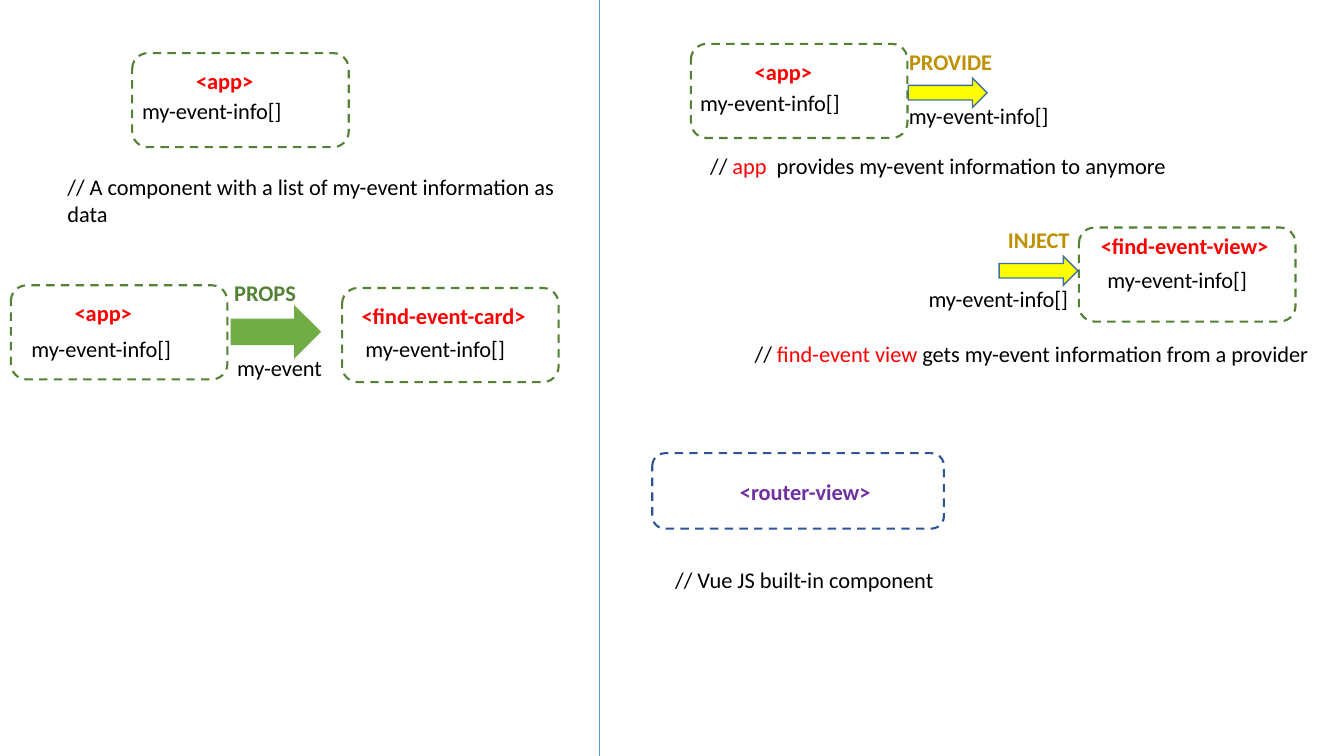
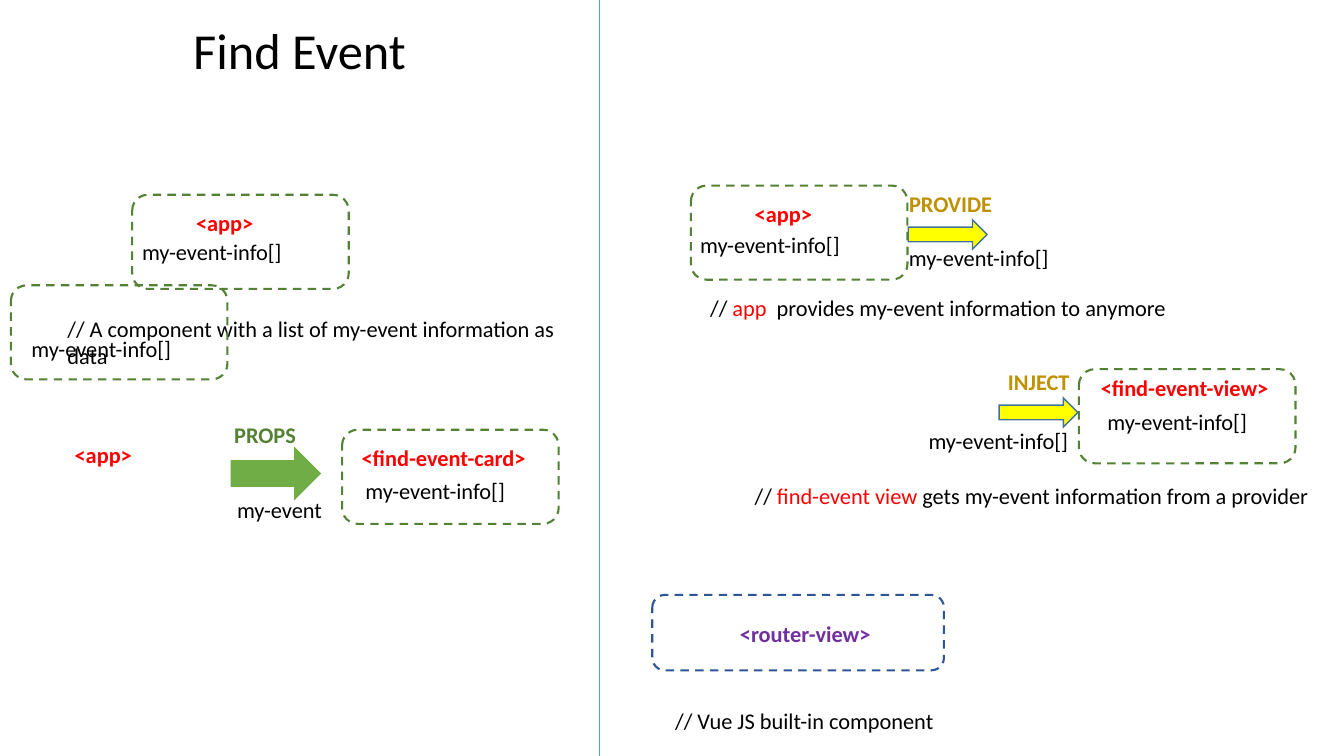
Before and after one commit to pnc-virtual-company/2021-G6-V2-PART1, a slide deck: slide 6 of docs/COMPONENT-DIAGRAM.pptx (slide 4 before the commit). Drawn at 1344x756 pixels with LibreOffice and Linux fonts; fonts in the diff are those of the drawing. Boxes give left, top, right and bottom in pixels: in the first picture for what was removed or moved away, otherwise in the second. Text is boxed around its words. In the diff, an @@ line names an element or a change of style, - is before the commit and + after.

Commit message:
Updated CD

```diff
--- a/docs/COMPONENT-DIAGRAM.pptx
+++ b/docs/COMPONENT-DIAGRAM.pptx
@@ text added at [193,34,406,70], 36 pt, text #000000 @@
+Find Event
@@ text "// A component with a ...": place and size @@
-text "// A component with a ..." at [67,179,553,222]
+text "// A component with a ..." at [67,318,553,364]
@@ text "<app>": place and size @@
-text "<app>" at [75,309,132,325]
+text "<app>" at [75,451,132,467]
@@ 18 texts, 5 rounded rectangles, 3 right arrows: place and size @@
-18 texts, 5 rounded rectangles, 3 right arrows at [132,44,1308,592]
+18 texts, 5 rounded rectangles, 3 right arrows at [132,186,1308,733]
```
Also in this commit, not shown: 2 other slides changed, 2 slides added.
